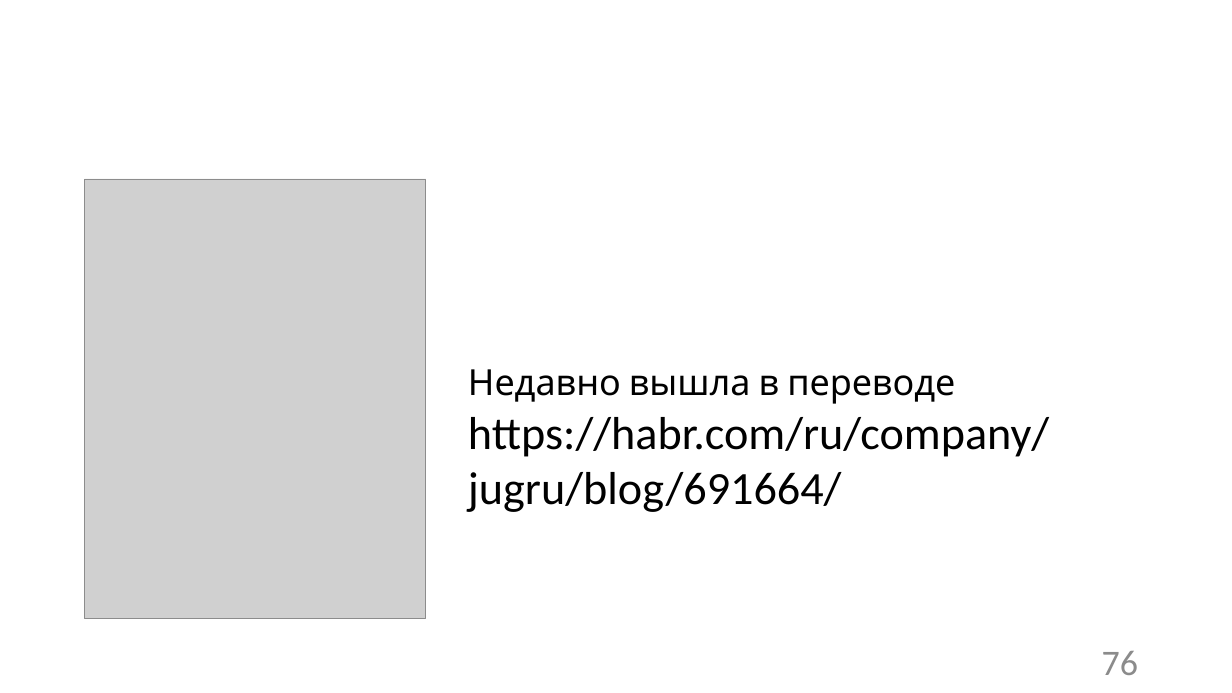
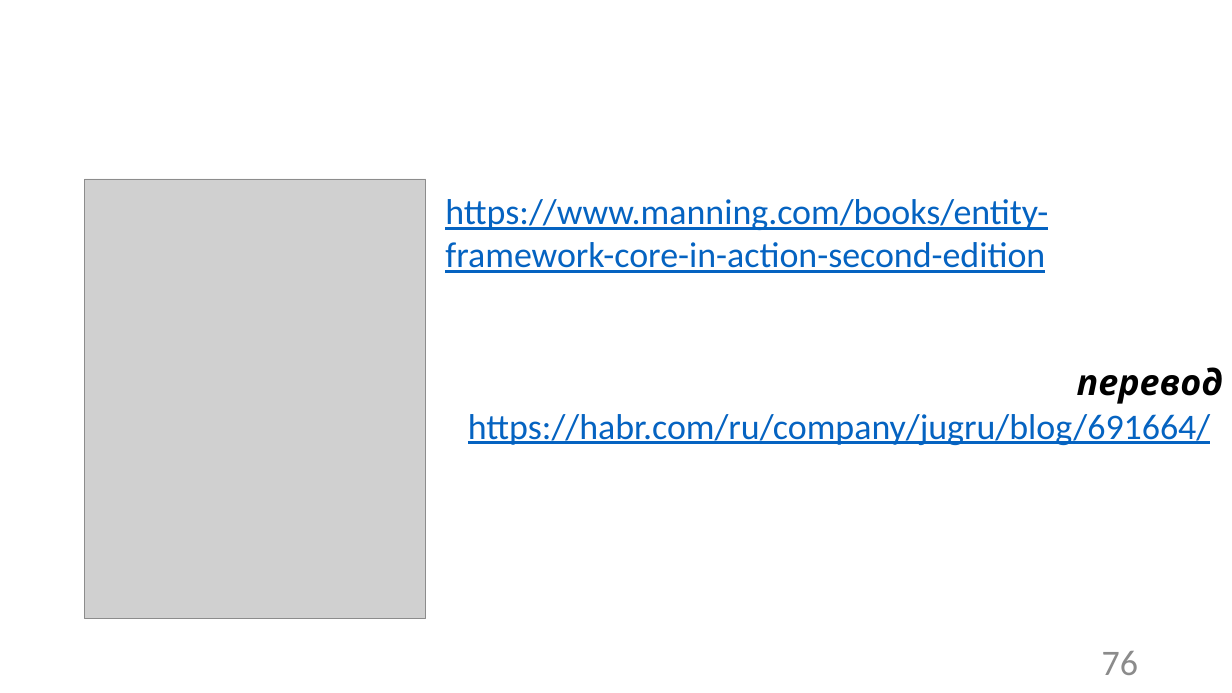
Before and after one commit to Sa1Gur/DbTest.Containers, a slide deck: slide 76 of DbaseTesting.pptx. Drawn at 1232x693 pixels with LibreOffice and Linux fonts; fonts in the diff are those of the drawing; grey boxes stand for pictures; background and template pictures are left out. Boxes give left, top, right and bottom in pixels: in the first picture for what was removed or moved away, otherwise in the second. Text is boxed around its words. In the diff, an @@ line names an element or a change of style, - is before the commit and + after.

```diff
--- a/DbaseTesting.pptx
+++ b/DbaseTesting.pptx
@@ text added at box(445, 199, 1048, 273), 28 pt, text #0563C1, underline @@
+https://www.manning.com/books/entity-framework-core-in-action-second-edition
@@ text at box(1077, 367, 1223, 404): text changed; bold on; italic on @@
-Недавно вышла в переводе
+перевод
@@ text at box(468, 414, 1210, 445): size 36 to 28 pt, text colour #000000 to #0563C1, underline on in "https://habr.com/ru/company/jugru/blog/691664/" @@
```
Also in this commit, not shown: 9 other slides changed, 1 other file.
